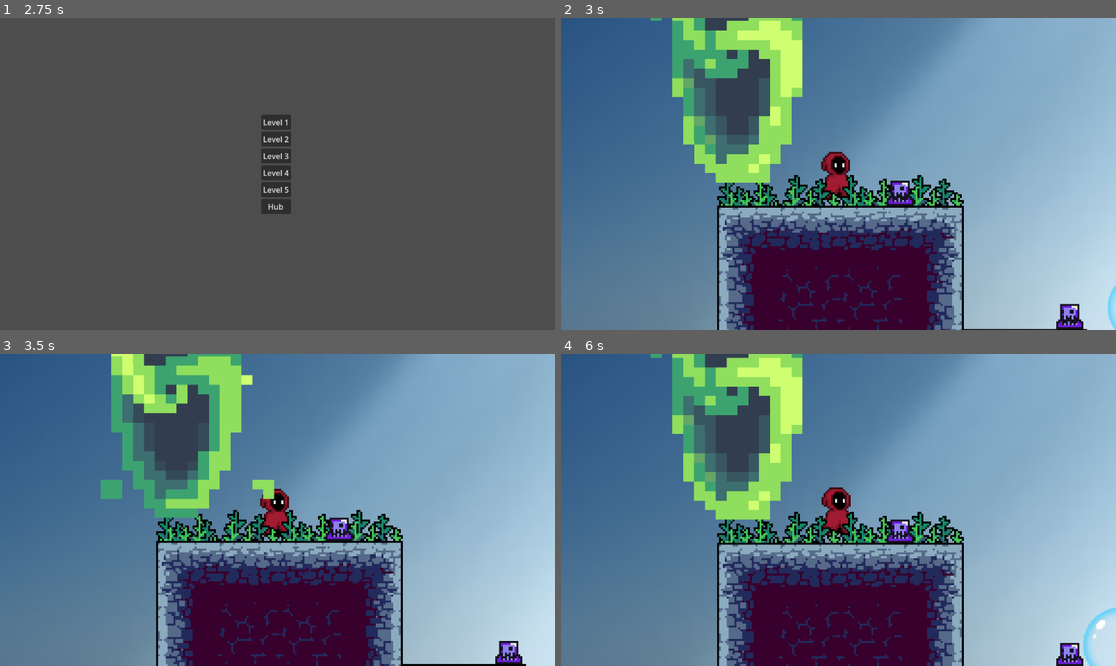
Above: before the commit, frames 1-4 (two rows, left to right).
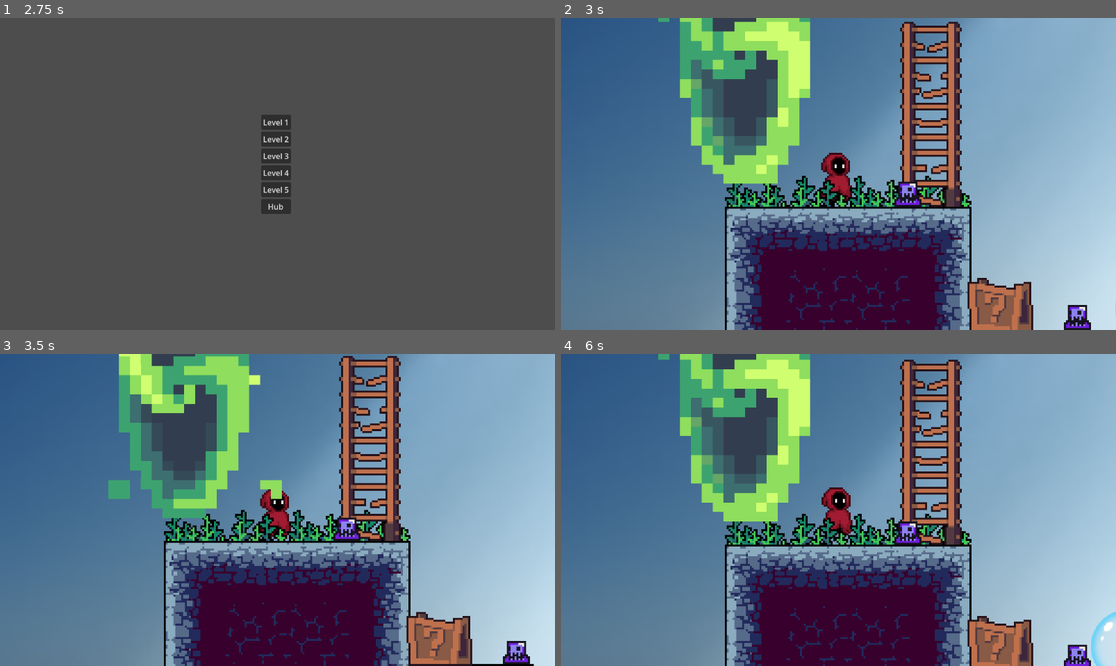
Above: after the commit, the same moments.

Repository: pxD1311/Bubble-Realms-The-Lost-Knight
Game: Godot game, scene res://scenes/circular_bubble.tscn
The game is run twice, just before and just after one commit, with the same random seed, the same clock (stepped at 60 frames per second) and the same inputs. This scene is started directly instead of the project's main scene.
Inputs (mouse positions are in pixels of both pictures, inside the frame that each line leads up to):
- Up to frame 1 (2.75 s): move the mouse to (399, 158) at 0.52 s; hold S (crouch) 0.53-1.28 s; hold D (move_right) 0.53-2.03 s; tap Space (jump) at 0.77, 1.52 s; move the mouse to (166, 189) at 1.27 s; click (166, 189) at 1.35 s; move the mouse to (333, 105) at 2.02 s; hold A (move_left) from 2.03 s (still down); right-click (333, 105) at 2.1 s
- Up to frame 2 (3 s): release A (move_left) at 2.75 s; click "Level 3" at 2.75 s
- Up to frame 3 (3.5 s): no input
- Up to frame 4 (6 s): move the mouse to (810, 572) at 3.52 s; hold D (move_right) 3.53-5.03 s; tap S (crouch) at 3.6 s; tap Space (jump) at 3.77, 4.52, 5.27 s; move the mouse to (1005, 556) at 4.27 s; click (1005, 556) at 4.35 s; move the mouse to (672, 463) at 5.02 s; hold A (move_left) 5.03-5.78 s; right-click (672, 463) at 5.1 s; move the mouse to (866, 510) at 5.77 s; hold D (move_right) from 5.78 s (still down); hold S (crouch) from 5.78 s (still down)

Frame 1 is identical in both runs. In frame 2, 21% of the frame differs, in the area x 16-100%, y 0-100%; in frame 3, 21%; in frame 4, 21%.

Commit message:
made level_3

Diff:
--- a/scenes/levels/level_3.tscn
+++ b/scenes/levels/level_3.tscn
@@ -7,16 +7,32 @@
 [ext_resource type="PackedScene" uid="uid://dohm8ruyv6aom" path="res://scenes/bubble_pop.tscn" id="3_7aveg"]
 [ext_resource type="PackedScene" uid="uid://b4yfxnk068hvi" path="res://scenes/gem.tscn" id="3_ejuep"]
 [ext_resource type="PackedScene" uid="uid://dp3t42xdm01sk" path="res://scenes/portal.tscn" id="3_y448a"]
+[ext_resource type="Texture2D" uid="uid://c0rfmlxi3vjk2" path="res://assets/images/3 Objects/Boxes/1.png" id="5_dknm4"]
 [ext_resource type="PackedScene" uid="uid://c2gyfogrndnrc" path="res://scenes/enemies/static_enemy.tscn" id="6_qscul"]
+[ext_resource type="Texture2D" uid="uid://bcbuqcuuhtqpi" path="res://assets/images/3 Objects/Boxes/2.png" id="6_s1qoe"]
+[ext_resource type="Texture2D" uid="uid://dmgscg6pn8k2r" path="res://assets/images/3 Objects/Fence/1.png" id="7_0n5fo"]
+[ext_resource type="Texture2D" uid="uid://c7ftyvo5hrhq7" path="res://assets/images/3 Objects/Fence/3.png" id="8_anyqe"]
+[ext_resource type="Texture2D" uid="uid://bul8a0qbtty5t" path="res://assets/images/3 Objects/Fence/2.png" id="9_m2sve"]
 [ext_resource type="Script" path="res://scripts/killzone.gd" id="9_o0xwf"]
 [ext_resource type="Texture2D" uid="uid://bb6jeujynmryk" path="res://assets/level_parallax_cave/0.png" id="10_35rtv"]
+[ext_resource type="Texture2D" uid="uid://2hjc734dd0fw" path="res://assets/images/3 Objects/Ladders/4.png" id="10_q4spr"]
 [ext_resource type="Texture2D" uid="uid://g63ermb304om" path="res://assets/level_parallax_cave/00.png" id="11_b34lc"]
+[ext_resource type="Texture2D" uid="uid://pwfykxaiuaq1" path="res://assets/images/3 Objects/Ladders/5.png" id="11_up18i"]
 [ext_resource type="Texture2D" uid="uid://mettcxjmfpeo" path="res://assets/level_parallax_cave/3.png" id="12_0fe4k"]
+[ext_resource type="Texture2D" uid="uid://dllqq47stoox7" path="res://assets/images/3 Objects/Stones/1.png" id="12_ktp4c"]
+[ext_resource type="Texture2D" uid="uid://25a20nau4uj6" path="res://assets/images/3 Objects/Stones/4.png" id="13_ipe8f"]
 [ext_resource type="Texture2D" uid="uid://dqpd2ouind7nl" path="res://assets/level_parallax_cave/4.png" id="13_tdqbv"]
 [ext_resource type="Texture2D" uid="uid://do4k4d4td462" path="res://assets/level_parallax_cave/5.png" id="14_5g4yf"]
+[ext_resource type="Texture2D" uid="uid://b6mjqdmirpeup" path="res://assets/images/3 Objects/Stones/5.png" id="14_13ckv"]
+[ext_resource type="Texture2D" uid="uid://bs352je405j8x" path="res://assets/images/3 Objects/Stones/2.png" id="15_06eyd"]
 [ext_resource type="Texture2D" uid="uid://b136ivgjlngvw" path="res://assets/level_parallax_cave/6.png" id="15_ap4sl"]
 [ext_resource type="Texture2D" uid="uid://dwydksx5w0ujo" path="res://assets/level_parallax_cave/7ForeGround.png" id="16_bcswe"]
 [ext_resource type="Texture2D" uid="uid://cl1cmms1nm5os" path="res://assets/level_parallax_cave/BlackLight.png" id="17_ffffc"]
+[ext_resource type="Texture2D" uid="uid://b5owrohr4ysyj" path="res://assets/images/3 Objects/Trees/2.png" id="29_oq2w2"]
+[ext_resource type="Texture2D" uid="uid://bam6cn5xh21e0" path="res://assets/images/3 Objects/Ridges/1.png" id="30_uumc4"]
+[ext_resource type="Texture2D" uid="uid://0a7eda5f56q5" path="res://assets/images/3 Objects/Ridges/3.png" id="31_plbb0"]
+[ext_resource type="Texture2D" uid="uid://c3wyuyvwrp0cr" path="res://assets/images/3 Objects/Ladders/6.png" id="32_mg8yl"]
+[ext_resource type="Texture2D" uid="uid://dd2nybvk4p2re" path="res://assets/images/3 Objects/Pointers/2.png" id="33_ae5uk"]
 
 [sub_resource type="TileSetAtlasSource" id="TileSetAtlasSource_sfv1s"]
 texture = ExtResource("1_jsm8p")
@@ -227,7 +243,7 @@
 [sub_resource type="Animation" id="Animation_bnpbo"]
 resource_name = "new_animation"
 length = 8.0
-loop_mode = 1
+loop_mode = 2
 tracks/0/type = "value"
 tracks/0/imported = false
 tracks/0/enabled = true
@@ -262,12 +278,164 @@
 "new_animation": SubResource("Animation_bnpbo")
 }
 
+[sub_resource type="Animation" id="Animation_j408x"]
+resource_name = "new_animation"
+length = 2.0
+loop_mode = 2
+tracks/0/type = "value"
+tracks/0/imported = false
+tracks/0/enabled = true
+tracks/0/path = NodePath(".:position")
+tracks/0/interp = 1
+tracks/0/loop_wrap = true
+tracks/0/keys = {
+"times": PackedFloat32Array(0, 2),
+"transitions": PackedFloat32Array(1, 1),
+"update": 0,
+"values": [Vector2(1229, 359), Vector2(1229, 187)]
+}
+
+[sub_resource type="Animation" id="Animation_jtfvu"]
+length = 0.001
+tracks/0/type = "value"
+tracks/0/imported = false
+tracks/0/enabled = true
+tracks/0/path = NodePath(".:position")
+tracks/0/interp = 1
+tracks/0/loop_wrap = true
+tracks/0/keys = {
+"times": PackedFloat32Array(0),
+"transitions": PackedFloat32Array(1),
+"update": 0,
+"values": [Vector2(1229, 359)]
+}
+
+[sub_resource type="AnimationLibrary" id="AnimationLibrary_erc82"]
+_data = {
+"RESET": SubResource("Animation_jtfvu"),
+"new_animation": SubResource("Animation_j408x")
+}
+
+[sub_resource type="Animation" id="Animation_f76j8"]
+resource_name = "new_animation"
+length = 3.0
+loop_mode = 2
+tracks/0/type = "value"
+tracks/0/imported = false
+tracks/0/enabled = true
+tracks/0/path = NodePath(".:position")
+tracks/0/interp = 1
+tracks/0/loop_wrap = true
+tracks/0/keys = {
+"times": PackedFloat32Array(0, 3),
+"transitions": PackedFloat32Array(1, 1),
+"update": 0,
+"values": [Vector2(796, 136), Vector2(796, -28)]
+}
+
+[sub_resource type="Animation" id="Animation_wam53"]
+length = 0.001
+tracks/0/type = "value"
+tracks/0/imported = false
+tracks/0/enabled = true
+tracks/0/path = NodePath(".:position")
+tracks/0/interp = 1
+tracks/0/loop_wrap = true
+tracks/0/keys = {
+"times": PackedFloat32Array(0),
+"transitions": PackedFloat32Array(1),
+"update": 0,
+"values": [Vector2(796, 136)]
+}
+
+[sub_resource type="AnimationLibrary" id="AnimationLibrary_w27sl"]
+_data = {
+"RESET": SubResource("Animation_wam53"),
+"new_animation": SubResource("Animation_f76j8")
+}
+
+[sub_resource type="Animation" id="Animation_keyko"]
+resource_name = "new_animation"
+length = 3.0
+loop_mode = 2
+tracks/0/type = "value"
+tracks/0/imported = false
+tracks/0/enabled = true
+tracks/0/path = NodePath(".:position")
+tracks/0/interp = 1
+tracks/0/loop_wrap = true
+tracks/0/keys = {
+"times": PackedFloat32Array(0, 3),
+"transitions": PackedFloat32Array(1, 1),
+"update": 0,
+"values": [Vector2(426, 144), Vector2(426, -77)]
+}
+
+[sub_resource type="Animation" id="Animation_clks6"]
+length = 0.001
+tracks/0/type = "value"
+tracks/0/imported = false
+tracks/0/enabled = true
+tracks/0/path = NodePath(".:position")
+tracks/0/interp = 1
+tracks/0/loop_wrap = true
+tracks/0/keys = {
+"times": PackedFloat32Array(0),
+"transitions": PackedFloat32Array(1),
+"update": 0,
+"values": [Vector2(426, 144)]
+}
+
+[sub_resource type="AnimationLibrary" id="AnimationLibrary_7jaka"]
+_data = {
+"RESET": SubResource("Animation_clks6"),
+"new_animation": SubResource("Animation_keyko")
+}
+
+[sub_resource type="Animation" id="Animation_gqafs"]
+resource_name = "new_animation"
+length = 2.0
+loop_mode = 2
+tracks/0/type = "value"
+tracks/0/imported = false
+tracks/0/enabled = true
+tracks/0/path = NodePath(".:position")
+tracks/0/interp = 1
+tracks/0/loop_wrap = true
+tracks/0/keys = {
+"times": PackedFloat32Array(0, 2),
+"transitions": PackedFloat32Array(1, 1),
+"update": 0,
+"values": [Vector2(368, 207), Vector2(368, -28)]
+}
+
+[sub_resource type="Animation" id="Animation_8dr28"]
+length = 0.001
+tracks/0/type = "value"
+tracks/0/imported = false
+tracks/0/enabled = true
+tracks/0/path = NodePath(".:position")
+tracks/0/interp = 1
+tracks/0/loop_wrap = true
+tracks/0/keys = {
+"times": PackedFloat32Array(0),
+"transitions": PackedFloat32Array(1),
+"update": 0,
+"values": [Vector2(368, 207)]
+}
+
+[sub_resource type="AnimationLibrary" id="AnimationLibrary_p5lok"]
+_data = {
+"RESET": SubResource("Animation_8dr28"),
+"new_animation": SubResource("Animation_gqafs")
+}
+
 [sub_resource type="WorldBoundaryShape2D" id="WorldBoundaryShape2D_le4q7"]
 
 [node name="Level3" type="Node2D"]
 
 [node name="Character" parent="." instance=ExtResource("1_phd4w")]
-position = Vector2(63, 591)
+position = Vector2(59, 590)
 
 [node name="Camera2D" type="Camera2D" parent="Character"]
 zoom = Vector2(4, 4)
@@ -470,20 +638,92 @@
 [node name="gem" parent="gems" instance=ExtResource("3_ejuep")]
 position = Vector2(528, 89)
 
+[node name="gem7" parent="gems" instance=ExtResource("3_ejuep")]
+position = Vector2(332, 196)
+
+[node name="gem8" parent="gems" instance=ExtResource("3_ejuep")]
+position = Vector2(332, 211)
+
 [node name="gem2" parent="gems" instance=ExtResource("3_ejuep")]
-position = Vector2(528, 29)
+position = Vector2(332, 151)
 
 [node name="gem3" parent="gems" instance=ExtResource("3_ejuep")]
-position = Vector2(528, 41)
+position = Vector2(528, 61)
 
 [node name="gem4" parent="gems" instance=ExtResource("3_ejuep")]
-position = Vector2(528, 53)
+position = Vector2(528, 75)
 
 [node name="gem5" parent="gems" instance=ExtResource("3_ejuep")]
-position = Vector2(528, 65)
+position = Vector2(332, 166)
 
 [node name="gem6" parent="gems" instance=ExtResource("3_ejuep")]
-position = Vector2(528, 77)
+position = Vector2(332, 181)
+
+[node name="1" type="Sprite2D" parent="gems"]
+position = Vector2(143, 659)
+texture = ExtResource("5_dknm4")
+
+[node name="2" type="Sprite2D" parent="gems"]
+position = Vector2(141, -45)
+texture = ExtResource("6_s1qoe")
+
+[node name="3" type="Sprite2D" parent="gems"]
+position = Vector2(298, -40)
+texture = ExtResource("7_0n5fo")
+
+[node name="4" type="Sprite2D" parent="gems"]
+position = Vector2(522, 90)
+texture = ExtResource("8_anyqe")
+
+[node name="5" type="Sprite2D" parent="gems"]
+position = Vector2(535, 86)
+texture = ExtResource("9_m2sve")
+
+[node name="6" type="Sprite2D" parent="gems"]
+position = Vector2(523, 87)
+texture = ExtResource("7_0n5fo")
+
+[node name="7" type="Sprite2D" parent="gems"]
+position = Vector2(733, 27)
+texture = ExtResource("8_anyqe")
+
+[node name="8" type="Sprite2D" parent="gems"]
+position = Vector2(620, 24)
+texture = ExtResource("9_m2sve")
+
+[node name="9" type="Sprite2D" parent="gems"]
+position = Vector2(898, -15)
+texture = ExtResource("10_q4spr")
+
+[node name="10" type="Sprite2D" parent="gems"]
+position = Vector2(703, 80)
+texture = ExtResource("11_up18i")
+
+[node name="11" type="Sprite2D" parent="gems"]
+position = Vector2(527, 116)
+texture = ExtResource("10_q4spr")
+
+[node name="12" type="Sprite2D" parent="gems"]
+position = Vector2(527, 146)
+texture = ExtResource("11_up18i")
+
+[node name="13" type="Sprite2D" parent="gems"]
+position = Vector2(129, 180)
+scale = Vector2(0.436508, 0.415254)
+texture = ExtResource("12_ktp4c")
+
+[node name="14" type="Sprite2D" parent="gems"]
+position = Vector2(-85, 210)
+texture = ExtResource("13_ipe8f")
+
+[node name="15" type="Sprite2D" parent="gems"]
+position = Vector2(0, 210)
+texture = ExtResource("14_13ckv")
+
+[node name="16" type="Sprite2D" parent="gems"]
+position = Vector2(-140.25, -42.75)
+scale = Vector2(0.457447, 0.394737)
+texture = ExtResource("15_06eyd")
 
 [node name="platforms" type="Node" parent="."]
 
@@ -514,12 +754,64 @@
 }
 autoplay = "new_animation"
 
+[node name="bubble_up_down4" parent="platforms" instance=ExtResource("2_nhgi3")]
+position = Vector2(1229, 359)
+
+[node name="AnimationPlayer" type="AnimationPlayer" parent="platforms/bubble_up_down4"]
+libraries = {
+"": SubResource("AnimationLibrary_erc82")
+}
+autoplay = "new_animation"
+
+[node name="bubble_up_down5" parent="platforms" instance=ExtResource("2_nhgi3")]
+position = Vector2(796, 136)
+
+[node name="AnimationPlayer" type="AnimationPlayer" parent="platforms/bubble_up_down5"]
+libraries = {
+"": SubResource("AnimationLibrary_w27sl")
+}
+autoplay = "new_animation"
+
+[node name="bubble_up_down6" parent="platforms" instance=ExtResource("2_nhgi3")]
+position = Vector2(426, 144)
+
+[node name="AnimationPlayer" type="AnimationPlayer" parent="platforms/bubble_up_down6"]
+libraries = {
+"": SubResource("AnimationLibrary_7jaka")
+}
+autoplay = "new_animation"
+
+[node name="bubble_up_down7" parent="platforms" instance=ExtResource("2_nhgi3")]
+position = Vector2(368, 207)
+
+[node name="AnimationPlayer" type="AnimationPlayer" parent="platforms/bubble_up_down7"]
+libraries = {
+"": SubResource("AnimationLibrary_p5lok")
+}
+autoplay = "new_animation"
+
 [node name="pop platform" type="Node" parent="."]
 
 [node name="bubble_pop" parent="pop platform" instance=ExtResource("3_7aveg")]
 position = Vector2(953, 406)
 scale = Vector2(0.240703, 0.237249)
 
+[node name="bubble_pop6" parent="pop platform" instance=ExtResource("3_7aveg")]
+position = Vector2(899, 148)
+scale = Vector2(0.240703, 0.237249)
+
+[node name="bubble_pop7" parent="pop platform" instance=ExtResource("3_7aveg")]
+position = Vector2(848, 119)
+scale = Vector2(0.240703, 0.237249)
+
+[node name="bubble_pop4" parent="pop platform" instance=ExtResource("3_7aveg")]
+position = Vector2(1086, 185)
+scale = Vector2(0.240703, 0.237249)
+
+[node name="bubble_pop5" parent="pop platform" instance=ExtResource("3_7aveg")]
+position = Vector2(1140, 212)
+scale = Vector2(0.240703, 0.237249)
+
 [node name="bubble_pop2" parent="pop platform" instance=ExtResource("3_7aveg")]
 position = Vector2(1030, 377)
 scale = Vector2(0.240703, 0.237249)
@@ -541,8 +833,6 @@
 
 [node name="Static Enemy4" parent="enemies" instance=ExtResource("6_qscul")]
 position = Vector2(95, 596)
-
-[node name="rotating_platforms" type="Node" parent="."]
 
 [node name="portals" type="Node" parent="."]
 
@@ -634,4 +924,32 @@
 texture = ExtResource("17_ffffc")
 centered = false
 
+[node name="2" type="Sprite2D" parent="."]
+position = Vector2(976, 126)
+texture = ExtResource("29_oq2w2")
+
+[node name="1" type="Sprite2D" parent="."]
+position = Vector2(836, 435)
+texture = ExtResource("30_uumc4")
+
+[node name="3" type="Sprite2D" parent="."]
+position = Vector2(355, 428)
+texture = ExtResource("31_plbb0")
+
+[node name="4" type="Sprite2D" parent="."]
+position = Vector2(107, 592)
+texture = ExtResource("10_q4spr")
+
+[node name="5" type="Sprite2D" parent="."]
+position = Vector2(107, 560)
+texture = ExtResource("11_up18i")
+
+[node name="6" type="Sprite2D" parent="."]
+position = Vector2(107, 528)
+texture = ExtResource("32_mg8yl")
+
+[node name="7" type="Sprite2D" parent="."]
+position = Vector2(690, 22)
+texture = ExtResource("33_ae5uk")
+
 [connection signal="body_entered" from="killzone" to="killzone" method="_on_body_entered"]
--- a/scripts/circular_bubble.gd
+++ b/scripts/circular_bubble.gd
@@ -1,11 +1,47 @@
 extends AnimatableBody2D
 
+@onready var sprite_2d: Sprite2D = $Sprite2D
 
-# Called when the node enters the scene tree for the first time.
+@export var position_sprite_x: float
+@export var position_sprite_y: float
+@export var start_angle_degrees: float = 0.0    # Starting angle of the arc (in degrees)
+@export var end_angle_degrees: float = 90.0     # Ending angle of the arc (in degrees)
+@export var revolution_radius: float = 100.0    # Distance from the center
+@export var revolution_speed_degrees: float = 90.0 # Speed of revolution (degrees per second)
+
+var current_angle_degrees: float # Track the current angle in degrees
+var angle_direction: int = -1    # -1 for counterclockwise, 1 for clockwise
+
 func _ready() -> void:
-	pass # Replace with function body.
+	# Set the initial angle to the starting angle
+	current_angle_degrees = start_angle_degrees
+	# Move the sprite to its initial position
+	var start_radians = deg_to_rad(current_angle_degrees)
+	sprite_2d.position = Vector2(
+		cos(start_radians),
+		sin(start_radians)
+	) * revolution_radius + Vector2(position_sprite_x, position_sprite_y)
 
+func _process(delta: float) -> void:
+	# Update the current angle based on direction
+	current_angle_degrees += revolution_speed_degrees * delta * angle_direction
 
-# Called every frame. 'delta' is the elapsed time since the previous frame.
-func _process(delta: float) -> void:
-	pass
+	# Restrict the angle within the range [start_angle_degrees, end_angle_degrees]
+	if current_angle_degrees > end_angle_degrees:
+		current_angle_degrees = end_angle_degrees
+		angle_direction = -1 # Reverse to counterclockwise
+	elif current_angle_degrees < start_angle_degrees:
+		current_angle_degrees = start_angle_degrees
+		angle_direction = 1 # Reverse to clockwise
+
+	# Convert the current angle to radians for calculations
+	var current_radians = deg_to_rad(current_angle_degrees)
+
+	# Calculate the new position along the arc
+	var offset = Vector2(
+		cos(current_radians),
+		sin(current_radians)
+	) * revolution_radius
+
+	# Update the sprite's position relative to its parent's position
+	sprite_2d.position = offset + Vector2(position_sprite_x, position_sprite_y)
Not shown: 1 places in scenes/levels/level_3.tscn that only renumber resources
